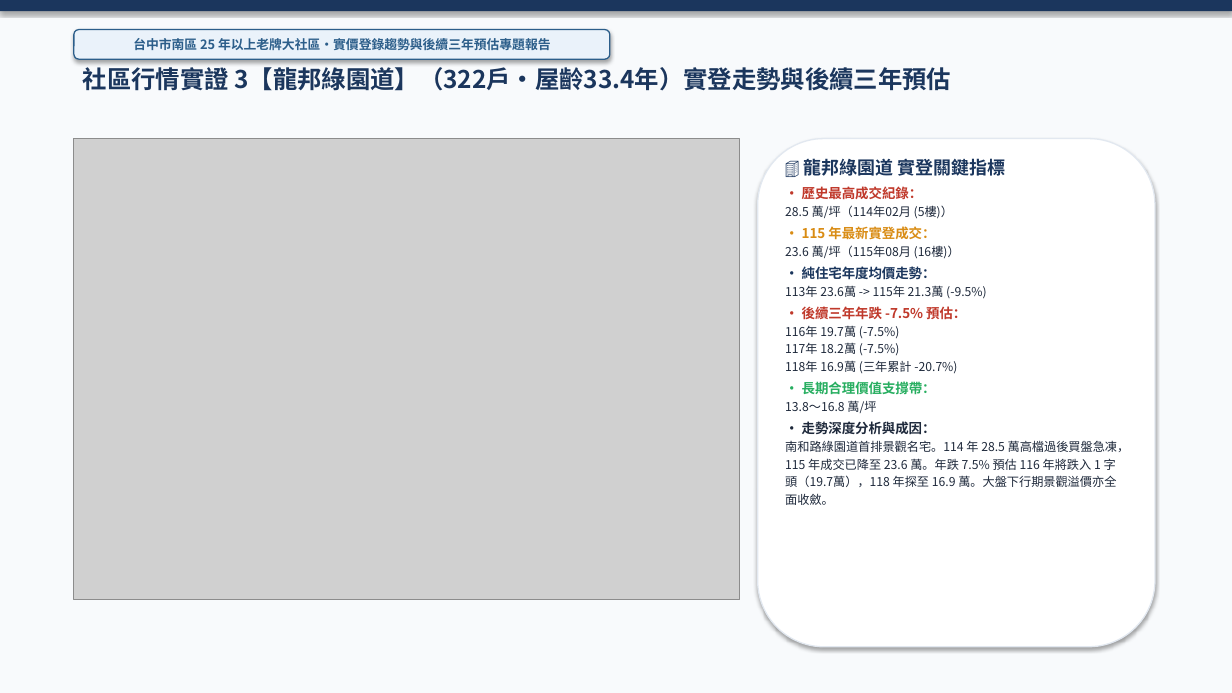
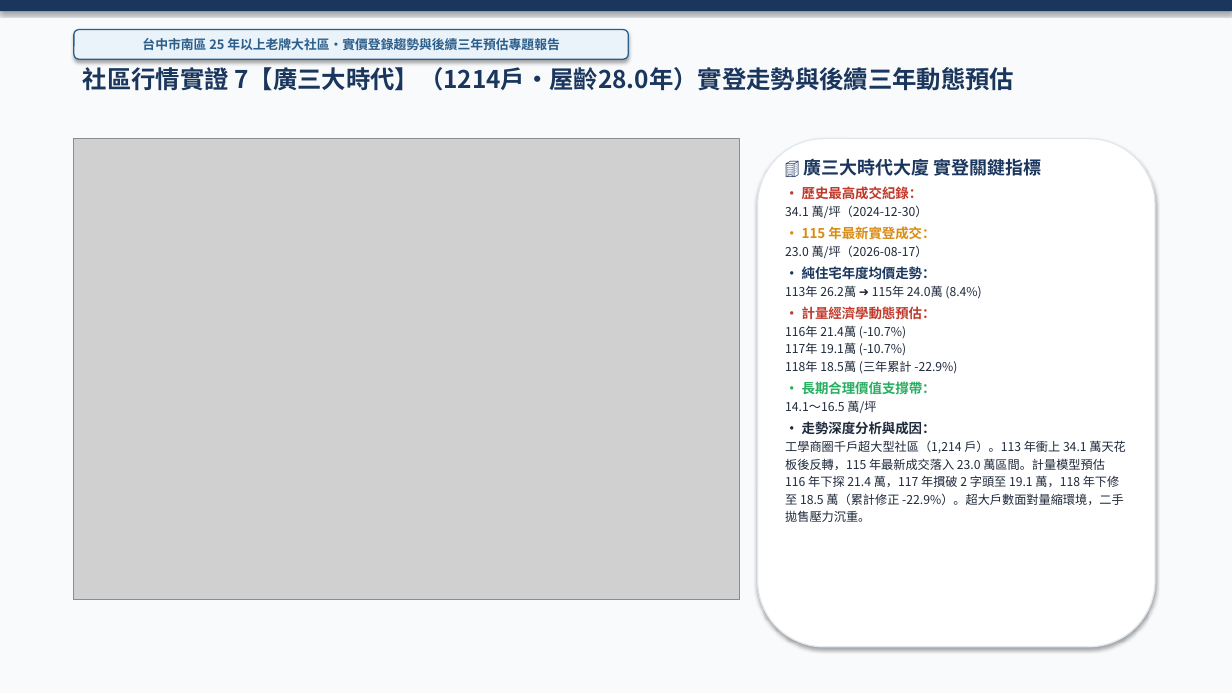
Before and after one commit to derekhcw168/taichung-house-hunting, a slide deck: slide 17 of 南區25年以上大型社區走勢圖/台中市南區老牌大型社區實價登錄趨勢與後續三年下跌預估分析.pptx (slide 13 before the commit). Drawn at 1232x693 pixels with LibreOffice and Linux fonts; fonts in the diff are those of the drawing; grey boxes stand for pictures. Boxes give left, top, right and bottom in pixels: in the first picture for what was removed or moved away, otherwise in the second. Text is boxed around its words. In the diff, an @@ line names an element or a change of style, - is before the commit and + after.

```diff
--- a/南區25年以上大型社區走勢圖/台中市南區老牌大型社區實價登錄趨勢與後續三年下跌預估分析.pptx
+++ b/南區25年以上大型社區走勢圖/台中市南區老牌大型社區實價登錄趨勢與後續三年下跌預估分析.pptx
@@ rounded rectangle "台中市南區 25 年以上老牌大社區・實價登錄趨勢與後續三年預估專題報告": place and size @@
-rounded rectangle "台中市南區 25 年以上老牌大社區・實價登錄趨勢與後續三年預估專題報告" at (74, 30, 610, 59)
+rounded rectangle "台中市南區 25 年以上老牌大社區・實價登錄趨勢與後續三年預估專題報告" at (74, 30, 628, 59)
@@ text at (83, 67, 1014, 91): text changed @@
-社區行情實證 3【龍邦綠園道】（322戶・屋齡33.4年）實登走勢與後續三年預估
+社區行情實證 7【廣三大時代】（1214戶・屋齡28.0年）實登走勢與後續三年動態預估
@@ text at (803, 156, 1042, 180): text changed @@
-🏢 龍邦綠園道 實登關鍵指標
+🏢 廣三大時代大廈 實登關鍵指標
@@ text at (785, 205, 928, 218): text changed @@
-28.5 萬/坪（114年02月 (5樓)）
+34.1 萬/坪（2024-12-30）
@@ text at (785, 245, 928, 258): text changed @@
-23.6 萬/坪（115年08月 (16樓)）
+23.0 萬/坪（2026-08-17）
@@ text at (785, 285, 981, 373): text changed @@
-113年 23.6萬 -> 115年 21.3萬 (-9.5%)
-• 後續三年年跌 -7.5% 預估：
-116年 19.7萬 (-7.5%)
-117年 18.2萬 (-7.5%)
-118年 16.9萬 (三年累計 -20.7%)
+113年 26.2萬 ➜ 115年 24.0萬 (8.4%)
+• 計量經濟學動態預估：
+116年 21.4萬 (-10.7%)
+117年 19.1萬 (-10.7%)
+118年 18.5萬 (三年累計 -22.9%)
@@ text at (785, 400, 876, 413): text changed @@
-13.8～16.8 萬/坪
+14.1～16.5 萬/坪
@@ text at (785, 440, 1125, 522): text changed @@
-南和路綠園道首排景觀名宅。114 年 28.5 萬高檔過後買盤急凍，115 年成交已降至 23.6 萬。年跌 7.5% 預估 116 年將跌入 1 字頭（19.7萬），118 年探至 16.9 萬。大盤下行期景觀溢價亦全面收斂。
+工學商圈千戶超大型社區（1,214 戶）。113 年衝上 34.1 萬天花板後反轉，115 年最新成交落入 23.0 萬區間。計量模型預估 116 年下探 21.4 萬，117 年摜破 2 字頭至 19.1 萬，118 年下修至 18.5 萬（累計修正 -22.9%）。超大戶數面對量縮環境，二手拋售壓力沉重。
```
Also in this commit, not shown: 20 other slides changed, 3 other files.
